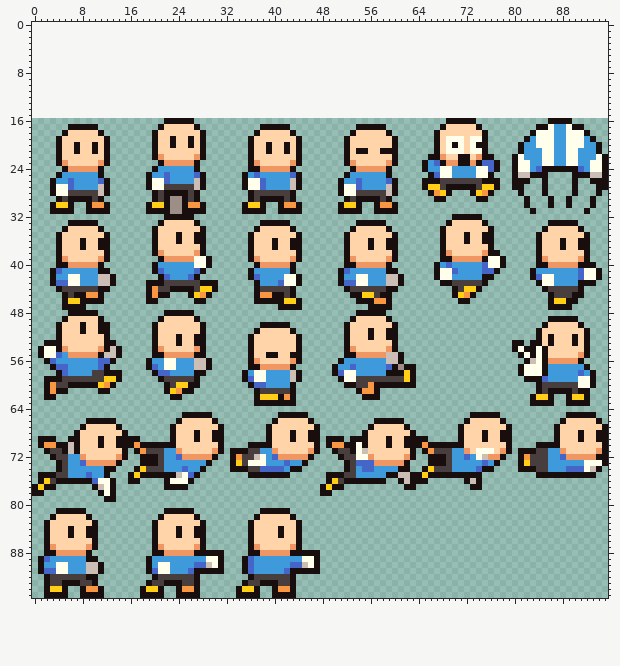
A sprite sheet gets an edit: src/resources/images/old_hero[16x16].png. Above: the version before the commit.
The file is 96x80 pixels. The old version is drawn lined up with the new one, on the new canvas.
Once edited:
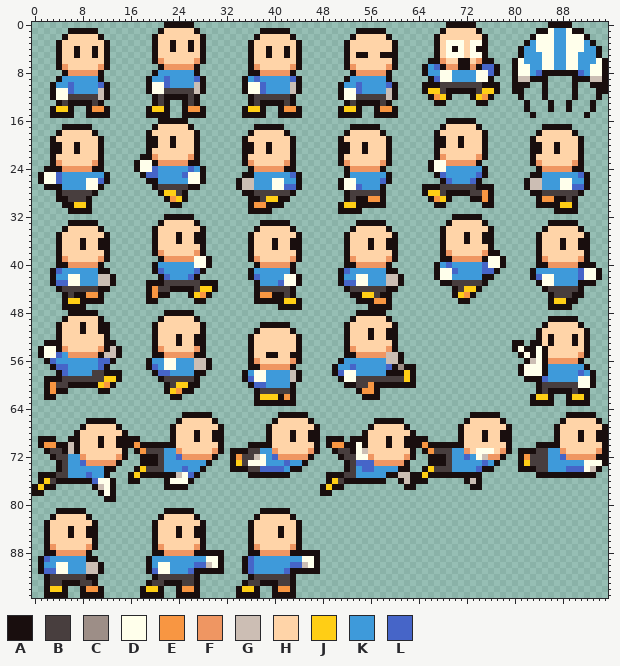
Palette (. is transparent): A #190e0e  B #483e3e  C #9d8e87  D #ffffeb  E #f89642  F #ef9662  G #ccbeb4  H #ffd4a8  J #ffce15  K #3e9ada  L #4665c8
The edit:
canvas 96x80 -> 96x96, the old top-left corner now at 0,16
@@ x 0..95 @@
- 0 ................................................................................................
- 1 ................................................................................................
- 2 ................................................................................................
- 3 ................................................................................................
- 4 ................................................................................................
- 5 ................................................................................................
- 6 ................................................................................................
- 7 ................................................................................................
- 8 ................................................................................................
- 9 ................................................................................................
-10 ................................................................................................
-11 ................................................................................................
-12 ................................................................................................
-13 ................................................................................................
-14 ................................................................................................
-15 ................................................................................................
-16 ......................AAAAA..........................................AAAAA............AAAA......
-17 ......AAAAA..........AHHHHHA..........AAAAA...........AAAAA.........AHHHHHA.........AADKKDAA....
-18 .....AHHHHHA........AHHHHHHHA........AHHHHHA.........AHHHHHA.......AHHHHHHHA.......ADDDKKDDDA...
-19 ....AHHHHHHHA.......AHHAHHAHA.......AHHHHHHHA.......AHHHHHHHA......AHDDDHDDA......AKDDDKKDDDKA..
-20 ....AHHAHHAHA.......AHHAHHAHA.......AHHAHHAHA.......AHHHHHHHA......AHDADHDAA.....AKKDDDKKDDDKKA.
-21 ....AHHAHHAHA.......AHHHHHHHA.......AHHAHHAHA.......AHAAHHAAA......AHDDDHDDA.....AKKKDDKKDDKKKA.
-22 ....AHHHHHHHA.......AFHHHHHFA.......AHHHHHHHA.......AHHHHHHHA.....AAFHHAAHFAA...ADKKKDDKKDDKKKDA
-23 ....AFHHHHHFA........AFFFFFA........AFHHHHHFA.......AFHHHHHFA....AKLAFFAAFALLA..ADDKKDDKKDDKKDDA
-24 .....AFFFFFA........AKKKKKKA........AAFFFFFA.........AFFFFFA.....AKKDDKKKKDDLA..ADDKLAAAAAALKDDA
-25 ....AKKKKKKA.......AKKLKKKKLA......AKLKKKKKLA.......AKKKKKKA......ALDDKKKKDDA...AGGAAA....AAAGGA
-26 ...AKKLKKKKLA......ADDLKKKKGA......ADDLKKKKGA......AKKLKKKKLA....AAABBBBBBBAAA..AAA..A....A..AAA
-27 ...ADDLKKKKGA......ADDBBBBBGA......ADDLKKKKGA......ADDLKKKKGA....AJJBAAAAABJJA..AA...A....A...AA
-28 ...ADDBBBBBGA.......ABAAAABA........ABBBBBBA.......ADDBBBBBGA.....AEJA...AJEA....A...A....A...A.
-29 ....ABAAAABA........ABACCABA........ABAAAABA........ABAAAABA.......AA.....AA......A...A..A...A..
-30 ...AJJA..AEEA......AJJACCAEEA......AJJA..AEEA......AJJA..AEEA.....................A...A..A...A..
-31 ...AAAA..AAAA......AAAACCAAAA......AAAA..AAAA......AAAA..AAAA......................A........A...
+ 0 ......................AAAAA..........................................AAAAA............AAAA......
+ 1 ......AAAAA..........AHHHHHA..........AAAAA...........AAAAA.........AHHHHHA.........AADKKDAA....
+ 2 .....AHHHHHA........AHHHHHHHA........AHHHHHA.........AHHHHHA.......AHHHHHHHA.......ADDDKKDDDA...
+ 3 ....AHHHHHHHA.......AHHAHHAHA.......AHHHHHHHA.......AHHHHHHHA......AHDDDHDDA......AKDDDKKDDDKA..
+ 4 ....AHHAHHAHA.......AHHAHHAHA.......AHHAHHAHA.......AHHHHHHHA......AHDADHDAA.....AKKDDDKKDDDKKA.
+ 5 ....AHHAHHAHA.......AHHHHHHHA.......AHHAHHAHA.......AHAAHHAAA......AHDDDHDDA.....AKKKDDKKDDKKKA.
+ 6 ....AHHHHHHHA.......AFHHHHHFA.......AHHHHHHHA.......AHHHHHHHA.....AAFHHAAHFAA...ADKKKDDKKDDKKKDA
+ 7 ....AFHHHHHFA........AFFFFFA........AFHHHHHFA.......AFHHHHHFA....AKLAFFAAFALLA..ADDKKDDKKDDKKDDA
+ 8 .....AFFFFFA........AKKKKKKA........AAFFFFFA.........AFFFFFA.....AKKDDKKKKDDLA..ADDKLAAAAAALKDDA
+ 9 ....AKKKKKKA.......AKKLKKKKLA......AKLKKKKKLA.......AKKKKKKA......ALDDKKKKDDA...AGGAAA....AAAGGA
+10 ...AKKLKKKKLA......ADDLKKKKGA......ADDLKKKKGA......AKKLKKKKLA....AAABBBBBBBAAA..AAA..A....A..AAA
+11 ...ADDLKKKKGA......ADDBBBBBGA......ADDLKKKKGA......ADDLKKKKGA....AJJBAAAAABJJA..AA...A....A...AA
+12 ...ADDBBBBBGA.......ABAAAABA........ABBBBBBA.......ADDBBBBBGA.....AEJA...AJEA....A...A....A...A.
+13 ....ABAAAABA........ABA..ABA........ABAAAABA........ABAAAABA.......AA.....AA......A...A..A...A..
+14 ...AJJA..AEEA......AJJA..AEEA......AJJA..AEEA......AJJA..AEEA.....................A...A..A...A..
+15 ...AAAA..AAAA......AAAA..AAAA......AAAA..AAAA......AAAA..AAAA......................A........A...
+16 .....................AAAAA...........................................AAAAA......................
+17 .....AAAAA..........AHHHHHA..........AAAAA...........AAAAA..........AHHHHHA..........AAAAA......
+18 ....AHHHHHA........AHHHHHHHA........AHHHHHA.........AHHHHHA........AHHHHHHHA........AHHHHHA.....
+19 ...AHHHHHHHA.......AAHHAHHHA.......AHHHHHHHA.......AHHHHHHHA.......AAHHAHHHA.......AHHHHHHHA....
+20 ...AAHHAHHHA.......AAHHAHHHA.......AAHHAHHHA.......AAHHAHHHA.......AAHHAHHHA.......AAHHAHHHA....
+21 ...AAHHAHHHA.......AHHHHHHHA.......AAHHAHHHA.......AAHHAHHHA.......AHHHHHHHA.......AAHHAHHHA....
+22 ...AHHHHHHHA......AAFHHHHHFA.......AHHHHHHHA.......AHHHHHHHA.......AFHHHHHFA.......AHHHHHHHA....
+23 ...AFHHHHHFA.....ADDAFFFFFAA.......AFHHHHHFA.......AFHHHHHFA......ADDFFFFFA........AFHHHHHFA....
+24 ..AAAFFFFFAA.....ADDLKKKKKLKA.......AFFFFFAA........AFFFFFA.......ADDKKKKKKA........AFFFFFAA....
+25 .ADDLKKKKKKKA.....ALLKKKKLDDA......AAKKKKKKLA.......AKKKKKKA.......ALKKKKKLA.......AAKKKKKKLA...
+26 .ADDLKKKKDDLA......AAKKKKKDDA.....AGGKKKDDKKA......ADDKKKKLA........ALKKKLA.......AGGKKKDDKKA...
+27 ..AAAKKKKDDA........ABBBBBAA......AGGKKKDDLLA......ADDLKKKA......AAABBBBBBAAA.....AGGKKKDDLLA...
+28 ....ABBBBBA..........AJJBA.........AABBBBBBA........ABBBBBA......AJJBAAAABBEA......AABBBBBBA....
+29 ....AABBBA............AEJA..........AABJJAA.........ABAAEEA.......AEJA...AAEA.......AEEAABA.....
+30 .....AAJJA.............AA...........AEEAAA.........AJJAAAAA........AA......AA.......AAAAJJA.....
+31 ......AAAA..........................AAAA...........AAAA................................AAAA.....
 32 ......................AAAAA...........................................AAAAA.....................
Changed places in both pictures, as pixel boxes (x1, y1, x2, y2):
changed: (38, 22, 206, 214)
changed: (338, 22, 608, 214)
changed: (236, 28, 302, 214)
